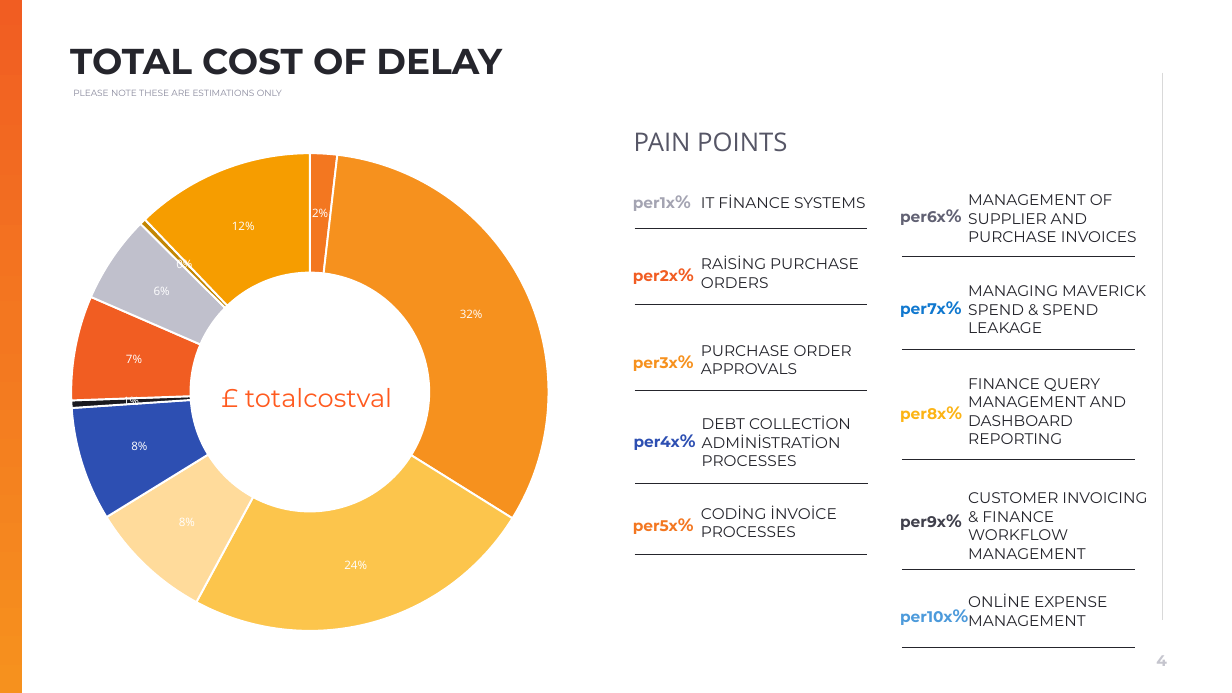
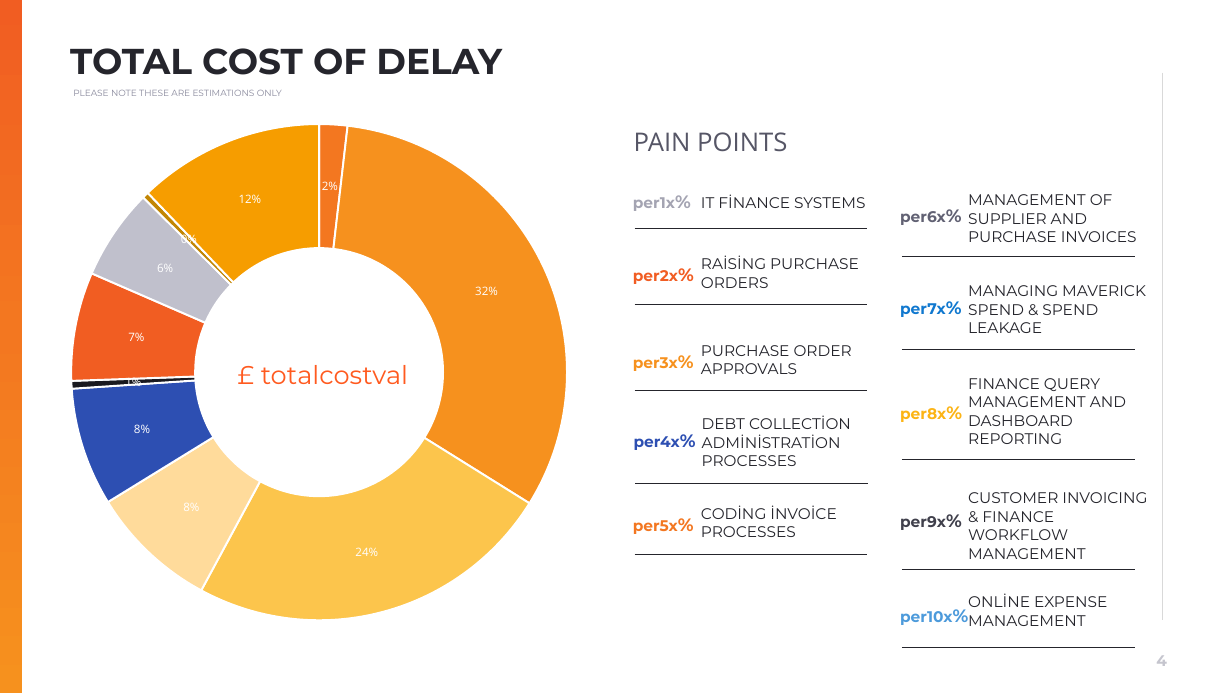
Before and after one commit to muratozdemirpiblo/ppt-api, a slide deck: slide 4 of sales.pptx. Drawn at 1232x693 pixels with LibreOffice and Linux fonts; fonts in the diff are those of the drawing; background and template pictures are left out. Boxes give left, top, right and bottom in pixels: in the first picture for what was removed or moved away, otherwise in the second. Text is boxed around its words. In the diff, an @@ line names an element or a change of style, - is before the commit and + after.

```diff
--- a/sales.pptx
+++ b/sales.pptx
@@ doughnut chart: place and size @@
-doughnut chart at (70, 140, 558, 635)
+doughnut chart at (70, 88, 577, 648)
@@ text "£ totalcostval": place and size @@
-text "£ totalcostval" at (245, 388, 392, 407)
+text "£ totalcostval" at (261, 365, 408, 384)
```
Also in this commit, not shown: 3 other files.
